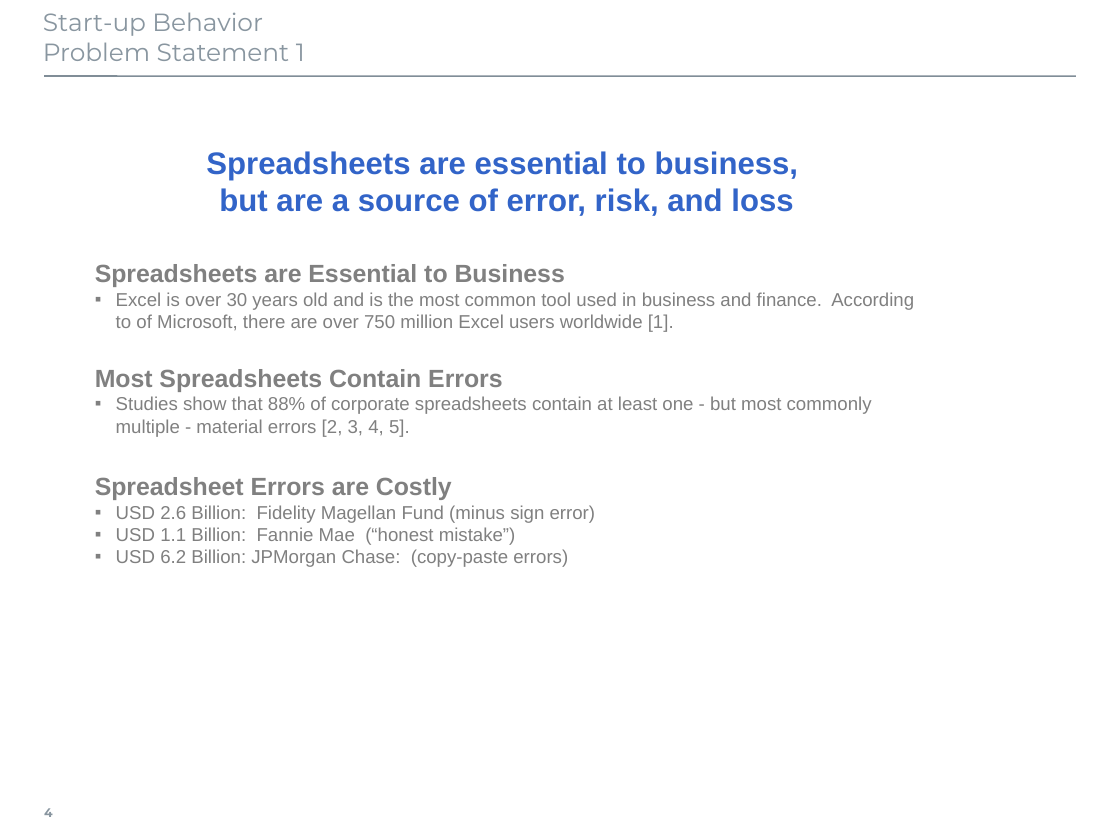
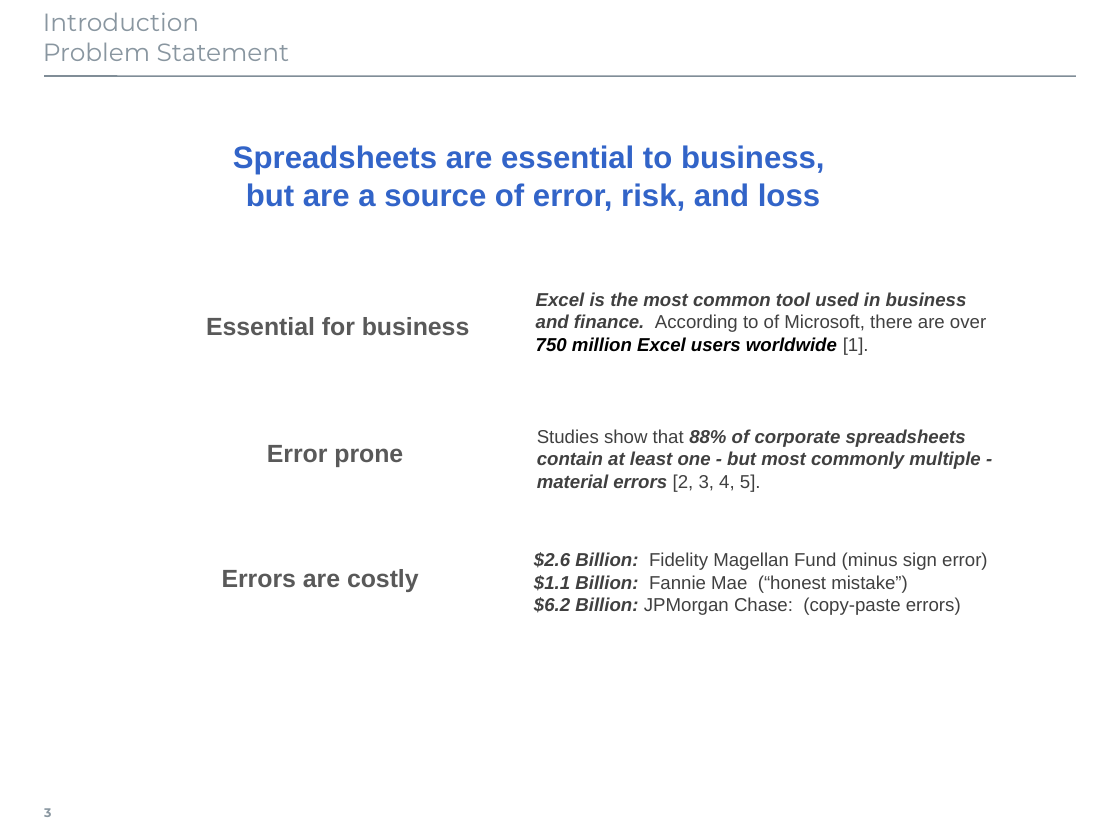
Before and after one commit to georgzurbonsen/B4P_Docu_Maker, a slide deck: slide 3 of source-docs/B4P_Illustrations.pptx (slide 4 before the commit). Drawn at 1120x840 pixels with LibreOffice and Linux fonts; fonts in the diff are those of the drawing. Boxes give left, top, right and bottom in pixels: in the first picture for what was removed or moved away, otherwise in the second. Text is boxed around its words. In the diff, an @@ line names an element or a change of style, - is before the commit and + after.

```diff
--- a/source-docs/B4P_Illustrations.pptx
+++ b/source-docs/B4P_Illustrations.pptx
@@ title at (43, 12, 290, 61): text changed @@
-Start-up Behavior
-Problem Statement 1
+Introduction
+Problem Statement
@@ text "Spreadsheets are essential to business, ...": place and size @@
-text "Spreadsheets are essential to business, ..." at (206, 151, 799, 216)
+text "Spreadsheets are essential to business, ..." at (233, 145, 825, 211)
@@ text removed at (95, 264, 914, 567) @@
-Spreadsheets are Essential to Business
-▪ Excel is over 30 years old and is the most common tool used in business and finance. According to of Microsoft, there are over 750 million Excel users worldwide [1].
-Most Spreadsheets Contain Errors
-▪ Studies show that 88% of corporate spreadsheets contain at least one - but most commonly multiple - material errors [2, 3, 4, 5].
-Spreadsheet Errors are Costly
-▪ USD 2.6 Billion: Fidelity Magellan Fund (minus sign error)
-▪ USD 1.1 Billion: Fannie Mae (“honest mistake”)
-▪ USD 6.2 Billion: JPMorgan Chase: (copy-paste errors)
@@ text added at (536, 292, 986, 355), 12 pt, text #404040, bold, italic @@
+Excel is the most common tool used in business and finance. According to of Microsoft, there are over 750 million Excel users worldwide [1].
@@ text added at (206, 317, 470, 335), 16 pt, text #595959, bold @@
+Essential for business
@@ text added at (267, 445, 403, 467), 16 pt, text #595959, bold @@
+Error prone
@@ text added at (537, 429, 980, 492), 12 pt, text #404040, bold, italic @@
+Studies show that 88% of corporate spreadsheets contain at least one - but most commonly multiple - material errors [2, 3, 4, 5].
@@ text added at (222, 569, 419, 592), 16 pt, text #595959, bold @@
+Errors are costly
@@ text added at (534, 552, 988, 615), 12 pt, text #404040 @@
+$2.6 Billion: Fidelity Magellan Fund (minus sign error)
+$1.1 Billion: Fannie Mae (“honest mistake”)
+$6.2 Billion: JPMorgan Chase: (copy-paste errors)
@@ page number at (44, 808, 51, 817): text changed @@
-4
+3
```
Also in this commit, not shown: 6 other slides changed, 1 slide removed, 3 other files.
